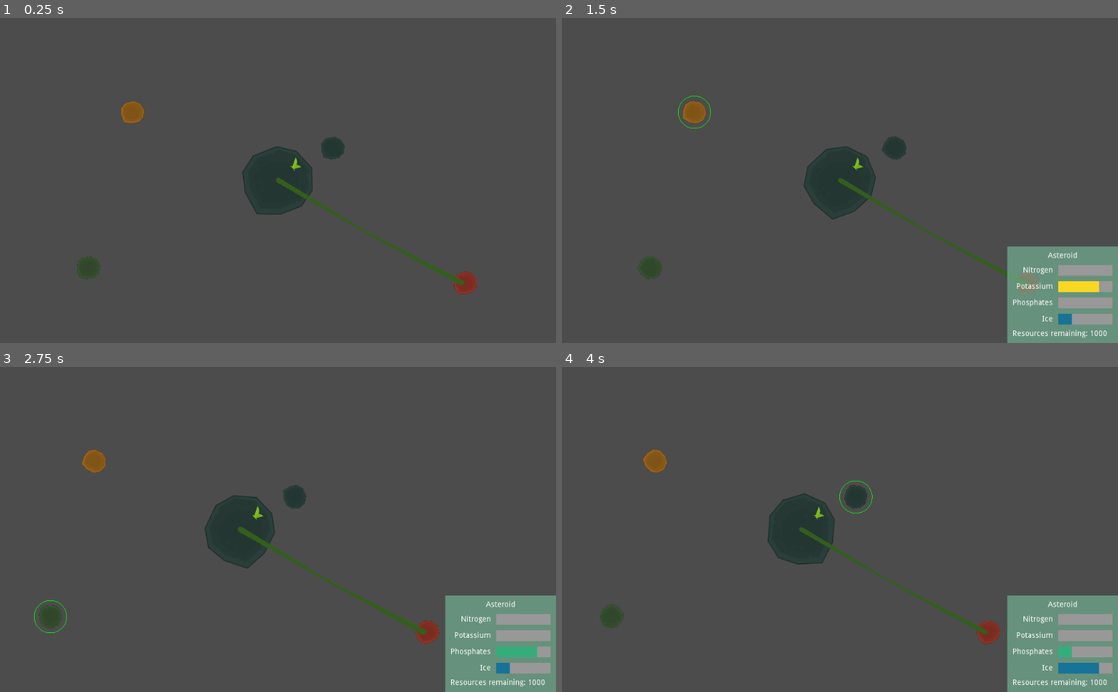
Above: before the commit, frames 1-4 (two rows, left to right).
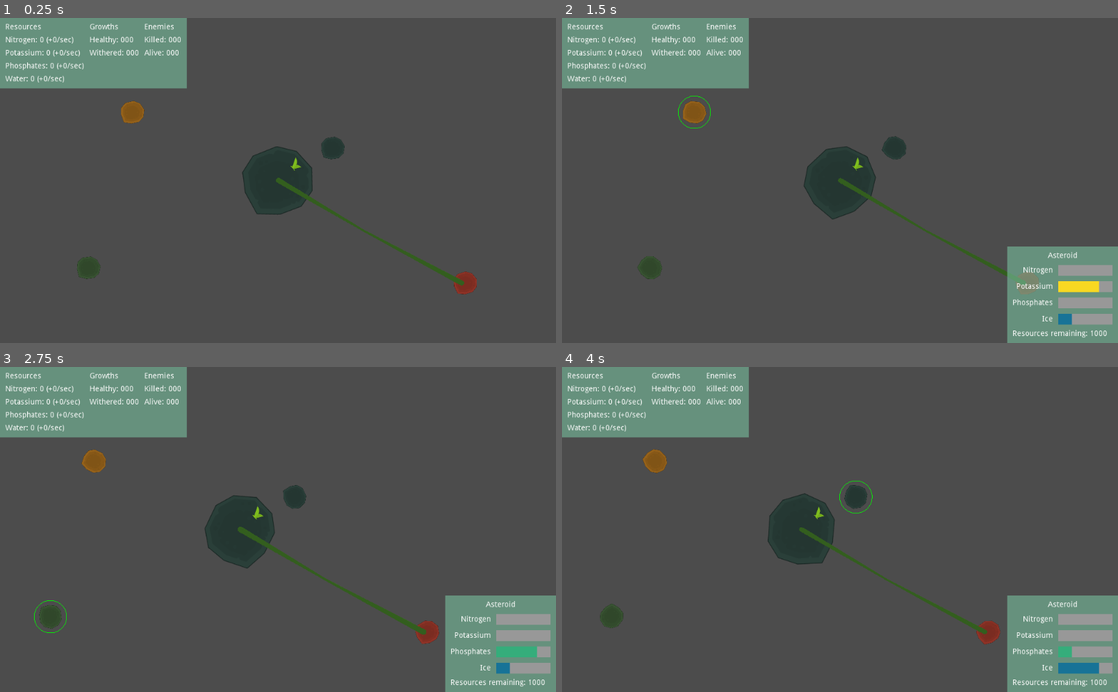
Above: after the commit, the same moments.

Repository: Bloodyaugust/kenney-jam-2022
Game: Godot game, scene res://main.tscn
The game is run twice, just before and just after one commit, with the same random seed, the same clock (stepped at 60 frames per second) and the same inputs.
Inputs (mouse positions are in pixels of both pictures, inside the frame that each line leads up to):
- Up to frame 1 (0.25 s): no input
- Up to frame 2 (1.5 s): tap Enter at 0.5 s; drag from (840, 180) to (695, 112) at 0.52 s; tap Space at 1.25 s; drag from (695, 112) to (840, 180) at 1.27 s
- Up to frame 3 (2.75 s): tap Enter at 2 s; move the mouse to (88, 617) at 2.02 s; hold Right (ui_right) from 2.03 s (still down); click (88, 617) at 2.17 s
- Up to frame 4 (4 s): release Right (ui_right) at 2.75 s; drag from (990, 630) to (656, 461) at 2.77 s; tap Space at 3.5 s; drag from (856, 497) to (990, 630) at 3.52 s

The runs differ from the first frame. In frame 1, 7.3% of the frame differs, in the area x 0-34%, y 0-22%; in frame 2, 7.3%; in frame 3, 7.3%; in frame 4, 7.3%.

Commit message:
Prototype the PlayerStatus view

Diff:
--- a/main.tscn
+++ b/main.tscn
@@ -180,3 +180,103 @@
 margin_right = 184.0
 margin_bottom = 158.0
 text = "Resources Remaining: 0000"
+
+[node name="PlayerStatus" type="PanelContainer" parent="CanvasLayer"]
+margin_right = 14.0
+margin_bottom = 14.0
+theme = ExtResource( 8 )
+
+[node name="MarginContainer" type="MarginContainer" parent="CanvasLayer/PlayerStatus"]
+margin_right = 344.0
+margin_bottom = 130.0
+
+[node name="HBoxContainer" type="HBoxContainer" parent="CanvasLayer/PlayerStatus/MarginContainer"]
+margin_left = 10.0
+margin_top = 10.0
+margin_right = 334.0
+margin_bottom = 120.0
+
+[node name="VBoxContainer" type="VBoxContainer" parent="CanvasLayer/PlayerStatus/MarginContainer/HBoxContainer"]
+margin_right = 145.0
+margin_bottom = 110.0
+
+[node name="Label" type="Label" parent="CanvasLayer/PlayerStatus/MarginContainer/HBoxContainer/VBoxContainer"]
+margin_right = 145.0
+margin_bottom = 14.0
+text = "Resources"
+
+[node name="NitrogenCollected" type="Label" parent="CanvasLayer/PlayerStatus/MarginContainer/HBoxContainer/VBoxContainer"]
+unique_name_in_owner = true
+margin_top = 24.0
+margin_right = 145.0
+margin_bottom = 38.0
+text = "Nitrogen: 0 (+0/sec)"
+
+[node name="PotassiumCollected2" type="Label" parent="CanvasLayer/PlayerStatus/MarginContainer/HBoxContainer/VBoxContainer"]
+unique_name_in_owner = true
+margin_top = 48.0
+margin_right = 145.0
+margin_bottom = 62.0
+text = "Potassium: 0 (+0/sec)"
+
+[node name="PhosphatesCollected3" type="Label" parent="CanvasLayer/PlayerStatus/MarginContainer/HBoxContainer/VBoxContainer"]
+unique_name_in_owner = true
+margin_top = 72.0
+margin_right = 145.0
+margin_bottom = 86.0
+text = "Phosphates: 0 (+0/sec)"
+
+[node name="WaterCollected4" type="Label" parent="CanvasLayer/PlayerStatus/MarginContainer/HBoxContainer/VBoxContainer"]
+unique_name_in_owner = true
+margin_top = 96.0
+margin_right = 145.0
+margin_bottom = 110.0
+text = "Water: 0 (+0/sec)"
+
+[node name="VBoxContainer2" type="VBoxContainer" parent="CanvasLayer/PlayerStatus/MarginContainer/HBoxContainer"]
+margin_left = 155.0
+margin_right = 246.0
+margin_bottom = 110.0
+
+[node name="Label" type="Label" parent="CanvasLayer/PlayerStatus/MarginContainer/HBoxContainer/VBoxContainer2"]
+margin_right = 91.0
+margin_bottom = 14.0
+text = "Growths"
+
+[node name="HealthyGrowths" type="Label" parent="CanvasLayer/PlayerStatus/MarginContainer/HBoxContainer/VBoxContainer2"]
+unique_name_in_owner = true
+margin_top = 24.0
+margin_right = 91.0
+margin_bottom = 38.0
+text = "Healthy: 000"
+
+[node name="WitheredGrowths" type="Label" parent="CanvasLayer/PlayerStatus/MarginContainer/HBoxContainer/VBoxContainer2"]
+unique_name_in_owner = true
+margin_top = 48.0
+margin_right = 91.0
+margin_bottom = 62.0
+text = "Withered: 000"
+
+[node name="VBoxContainer3" type="VBoxContainer" parent="CanvasLayer/PlayerStatus/MarginContainer/HBoxContainer"]
+margin_left = 256.0
+margin_right = 324.0
+margin_bottom = 110.0
+
+[node name="Label" type="Label" parent="CanvasLayer/PlayerStatus/MarginContainer/HBoxContainer/VBoxContainer3"]
+margin_right = 68.0
+margin_bottom = 14.0
+text = "Enemies"
+
+[node name="EnemiesKilled" type="Label" parent="CanvasLayer/PlayerStatus/MarginContainer/HBoxContainer/VBoxContainer3"]
+unique_name_in_owner = true
+margin_top = 24.0
+margin_right = 68.0
+margin_bottom = 38.0
+text = "Killed: 000"
+
+[node name="EnemiesAlive" type="Label" parent="CanvasLayer/PlayerStatus/MarginContainer/HBoxContainer/VBoxContainer3"]
+unique_name_in_owner = true
+margin_top = 48.0
+margin_right = 68.0
+margin_bottom = 62.0
+text = "Alive: 000"
